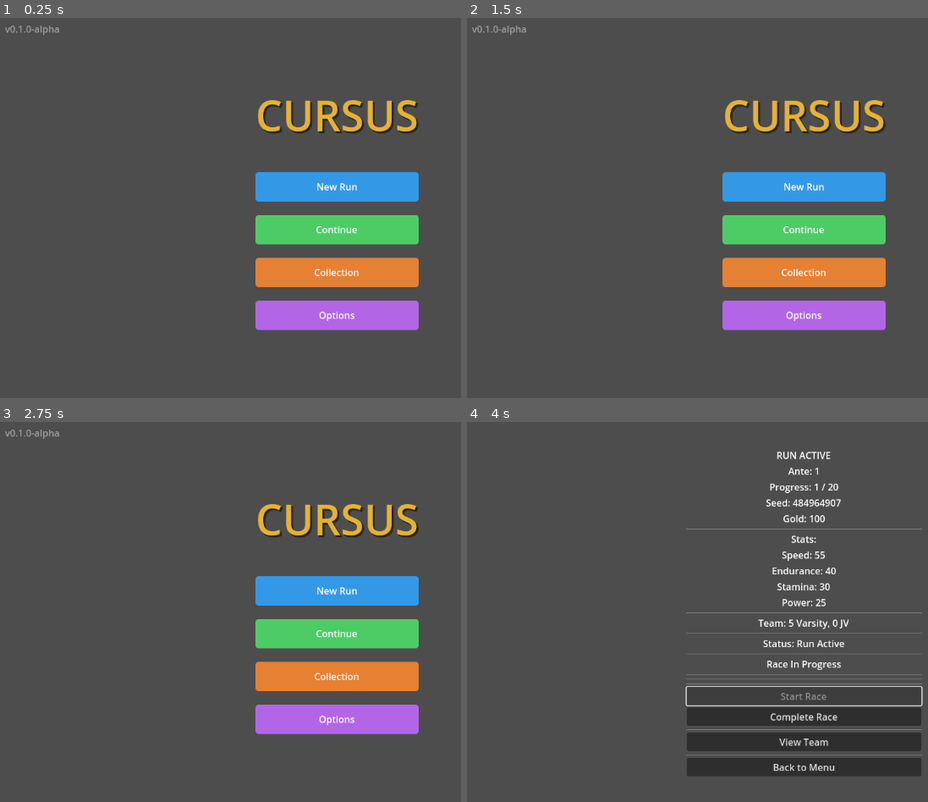
Above: before the commit, frames 1-4 (two rows, left to right).
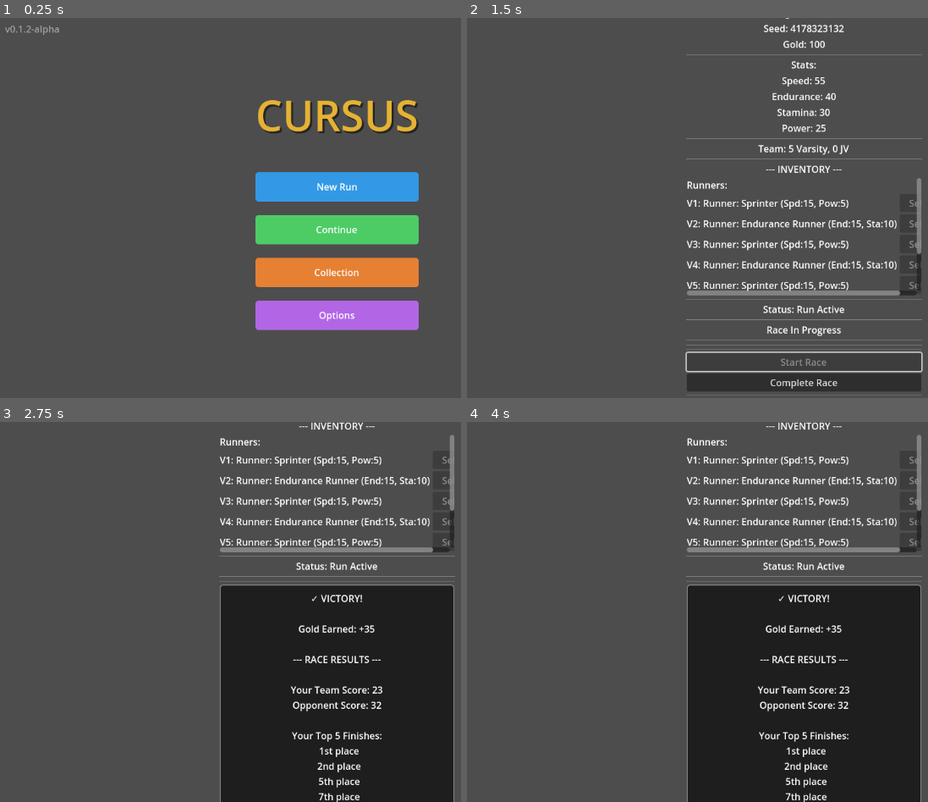
Above: after the commit, the same moments.

Repository: axmariscal/cursus
Game: Godot game, scene res://scenes/core/Main.tscn
Same seed, same stepped clock (60 frames per second), same inputs: the game is played once before the commit and once after it.
Inputs (mouse positions are in pixels of both pictures, inside the frame that each line leads up to):
- Up to frame 1 (0.25 s): no input
- Up to frame 2 (1.5 s): click "New Run" at 0.5 s; click (803, 363) at 1.25 s, where only the run before the commit has a clickable "Back to Menu"
- Up to frame 3 (2.75 s): click (336, 786) at 2 s, where only the run after the commit has a clickable "Complete Race"
- Up to frame 4 (4 s): click (803, 589) at 2.75 s, where only the run before the commit has a clickable "New Run"; click (803, 695) at 3.5 s, where only the run before the commit has a clickable "Start Race"

The runs differ from the first frame. In frame 1, less than 0.1% of the frame differs, in the area x 5-7%, y 2-4%; in frame 2, 19%; in frame 3, 34%, in the area x 1-99%, y 0-100%; in frame 4, 27%.

Commit message:
Added a better runner/powerup management system. UI still very bad. But it is what it is. I'd say we can say we are v0.1.2-alpha!

Diff:
--- a/scenes/core/Main.tscn
+++ b/scenes/core/Main.tscn
@@ -24,7 +24,7 @@
 offset_bottom = 30.0
 grow_horizontal = 0
 grow_vertical = 0
-text = "v0.1.0-alpha"
+text = "v0.1.2-alpha"
 horizontal_alignment = 0
 
 [node name="CenterContainer" type="CenterContainer" parent="UI"]
--- a/scenes/run/Run.tscn
+++ b/scenes/run/Run.tscn
@@ -91,6 +91,66 @@
 [node name="HSeparatorTeam" type="HSeparator" parent="UI/VBoxContainer"]
 layout_mode = 2
 
+[node name="InventoryLabel" type="Label" parent="UI/VBoxContainer"]
+layout_mode = 2
+text = "--- INVENTORY ---"
+horizontal_alignment = 1
+
+[node name="InventoryScroll" type="ScrollContainer" parent="UI/VBoxContainer"]
+layout_mode = 2
+custom_minimum_size = Vector2(0, 200)
+
+[node name="InventoryContainer" type="VBoxContainer" parent="UI/VBoxContainer/InventoryScroll"]
+layout_mode = 2
+size_flags_horizontal = 3
+
+[node name="RunnersSection" type="VBoxContainer" parent="UI/VBoxContainer/InventoryScroll/InventoryContainer"]
+layout_mode = 2
+
+[node name="RunnersHeader" type="Label" parent="UI/VBoxContainer/InventoryScroll/InventoryContainer/RunnersSection"]
+layout_mode = 2
+text = "Runners:"
+horizontal_alignment = 0
+
+[node name="RunnersContainer" type="VBoxContainer" parent="UI/VBoxContainer/InventoryScroll/InventoryContainer/RunnersSection"]
+layout_mode = 2
+
+[node name="DeckSection" type="VBoxContainer" parent="UI/VBoxContainer/InventoryScroll/InventoryContainer"]
+layout_mode = 2
+
+[node name="DeckHeader" type="Label" parent="UI/VBoxContainer/InventoryScroll/InventoryContainer/DeckSection"]
+layout_mode = 2
+text = "Deck:"
+horizontal_alignment = 0
+
+[node name="DeckContainer" type="VBoxContainer" parent="UI/VBoxContainer/InventoryScroll/InventoryContainer/DeckSection"]
+layout_mode = 2
+
+[node name="BoostsSection" type="VBoxContainer" parent="UI/VBoxContainer/InventoryScroll/InventoryContainer"]
+layout_mode = 2
+
+[node name="BoostsHeader" type="Label" parent="UI/VBoxContainer/InventoryScroll/InventoryContainer/BoostsSection"]
+layout_mode = 2
+text = "Boosts:"
+horizontal_alignment = 0
+
+[node name="BoostsContainer" type="VBoxContainer" parent="UI/VBoxContainer/InventoryScroll/InventoryContainer/BoostsSection"]
+layout_mode = 2
+
+[node name="EquipmentSection" type="VBoxContainer" parent="UI/VBoxContainer/InventoryScroll/InventoryContainer"]
+layout_mode = 2
+
+[node name="EquipmentHeader" type="Label" parent="UI/VBoxContainer/InventoryScroll/InventoryContainer/EquipmentSection"]
+layout_mode = 2
+text = "Equipment:"
+horizontal_alignment = 0
+
+[node name="EquipmentContainer" type="VBoxContainer" parent="UI/VBoxContainer/InventoryScroll/InventoryContainer/EquipmentSection"]
+layout_mode = 2
+
+[node name="HSeparatorInventory" type="HSeparator" parent="UI/VBoxContainer"]
+layout_mode = 2
+
 [node name="StatusLabel" type="Label" parent="UI/VBoxContainer"]
 layout_mode = 2
 text = "Status: Ready"
--- a/scripts/run/Run.gd
+++ b/scripts/run/Run.gd
@@ -17,6 +17,10 @@
 @onready var stamina_label: Label = $UI/VBoxContainer/StaminaLabel
 @onready var power_label: Label = $UI/VBoxContainer/PowerLabel
 @onready var team_info_label: Label = $UI/VBoxContainer/TeamInfoLabel
+@onready var runners_container: VBoxContainer = $UI/VBoxContainer/InventoryScroll/InventoryContainer/RunnersSection/RunnersContainer
+@onready var deck_container: VBoxContainer = $UI/VBoxContainer/InventoryScroll/InventoryContainer/DeckSection/DeckContainer
+@onready var boosts_container: VBoxContainer = $UI/VBoxContainer/InventoryScroll/InventoryContainer/BoostsSection/BoostsContainer
+@onready var equipment_container: VBoxContainer = $UI/VBoxContainer/InventoryScroll/InventoryContainer/EquipmentSection/EquipmentContainer
 @onready var status_label: Label = $UI/VBoxContainer/StatusLabel
 @onready var race_status_label: Label = $UI/VBoxContainer/RaceStatusLabel
 @onready var result_panel: Panel = $UI/VBoxContainer/ResultPanel
@@ -71,6 +75,9 @@
 		status_label.text = "Status: Run Active"
 	else:
 		status_label.text = "Status: No Active Run"
+
+	# Update inventory display
+	_update_inventory_display()
 
 func _set_race_state(new_state: RaceState) -> void:
 	race_state = new_state
@@ -242,6 +249,232 @@
 func _hide_loading_screen() -> void:
 	loading_panel.visible = false
 
+func _update_inventory_display() -> void:
+	# Clear all containers
+	_clear_inventory_containers()
+
+	# Display runners (varsity + JV)
+	_display_runners()
+
+	# Display deck cards
+	_display_deck()
+
+	# Display boosts
+	_display_boosts()
+
+	# Display equipment
+	_display_equipment()
+
+func _clear_inventory_containers() -> void:
+	for child in runners_container.get_children():
+		child.queue_free()
+	for child in deck_container.get_children():
+		child.queue_free()
+	for child in boosts_container.get_children():
+		child.queue_free()
+	for child in equipment_container.get_children():
+		child.queue_free()
+
+func _display_runners() -> void:
+	# Display varsity runners
+	for i in range(GameManager.varsity_team.size()):
+		var runner = GameManager.varsity_team[i]
+		var hbox = HBoxContainer.new()
+		hbox.alignment = BoxContainer.ALIGNMENT_CENTER
+
+		var effect = GameManager.get_item_effect(runner, "team")
+		var label = _create_item_label("V%d: %s" % [i + 1, runner], effect)
+		hbox.add_child(label)
+
+		var sell_button = Button.new()
+		sell_button.text = "Sell"
+		sell_button.custom_minimum_size = Vector2(60, 30)
+		# Disable if selling would leave < 5 varsity runners
+		# If we have exactly 5, we can't sell any (would leave 4)
+		# If we have 6+, we can sell (would leave 5+)
+		if GameManager.varsity_team.size() <= 5:
+			sell_button.disabled = true
+			sell_button.tooltip_text = "Need at least 5 varsity runners"
+		sell_button.pressed.connect(_on_sell_runner.bind("varsity", i))
+		hbox.add_child(sell_button)
+
+		runners_container.add_child(hbox)
+
+	# Display JV runners
+	for i in range(GameManager.jv_team.size()):
+		var runner = GameManager.jv_team[i]
+		var hbox = HBoxContainer.new()
+		hbox.alignment = BoxContainer.ALIGNMENT_CENTER
+
+		var effect = GameManager.get_item_effect(runner, "team")
+		var label = _create_item_label("JV%d: %s" % [i + 1, runner], effect)
+		hbox.add_child(label)
+
+		var sell_button = Button.new()
+		sell_button.text = "Sell"
+		sell_button.custom_minimum_size = Vector2(60, 30)
+		sell_button.pressed.connect(_on_sell_runner.bind("jv", i))
+		hbox.add_child(sell_button)
+
+		runners_container.add_child(hbox)
+
+func _display_deck() -> void:
+	for i in range(GameManager.deck.size()):
+		var card = GameManager.deck[i]
+		var hbox = HBoxContainer.new()
+		hbox.alignment = BoxContainer.ALIGNMENT_CENTER
+
+		var effect = GameManager.get_item_effect(card, "deck")
+		var label = _create_item_label(card, effect)
+		hbox.add_child(label)
+
+		var sell_button = Button.new()
+		sell_button.text = "Sell"
+		sell_button.custom_minimum_size = Vector2(60, 30)
+		sell_button.pressed.connect(_on_sell_deck.bind(i))
+		hbox.add_child(sell_button)
+
+		deck_container.add_child(hbox)
+
+func _display_boosts() -> void:
+	for i in range(GameManager.jokers.size()):
+		var boost = GameManager.jokers[i]
+		var hbox = HBoxContainer.new()
+		hbox.alignment = BoxContainer.ALIGNMENT_CENTER
+
+		var effect = GameManager.get_item_effect(boost, "boosts")
+		var label = _create_item_label(boost, effect)
+		hbox.add_child(label)
+
+		var sell_button = Button.new()
+		sell_button.text = "Sell"
+		sell_button.custom_minimum_size = Vector2(60, 30)
+		sell_button.pressed.connect(_on_sell_boost.bind(i))
+		hbox.add_child(sell_button)
+
+		boosts_container.add_child(hbox)
+
+func _display_equipment() -> void:
+	for i in range(GameManager.shop_inventory.size()):
+		var equipment = GameManager.shop_inventory[i]
+		var hbox = HBoxContainer.new()
+		hbox.alignment = BoxContainer.ALIGNMENT_CENTER
+
+		var effect = GameManager.get_item_effect(equipment, "equipment")
+		var label = _create_item_label(equipment, effect)
+		hbox.add_child(label)
+
+		var sell_button = Button.new()
+		sell_button.text = "Sell"
+		sell_button.custom_minimum_size = Vector2(60, 30)
+		sell_button.pressed.connect(_on_sell_equipment.bind(i))
+		hbox.add_child(sell_button)
+
+		equipment_container.add_child(hbox)
+
+func _create_item_label(text: String, effect: Dictionary) -> Label:
+	var label = Label.new()
+	var effect_parts: Array[String] = []
+
+	if effect.speed > 0:
+		effect_parts.append("Spd:%d" % effect.speed)
+	if effect.endurance > 0:
+		effect_parts.append("End:%d" % effect.endurance)
+	if effect.stamina > 0:
+		effect_parts.append("Sta:%d" % effect.stamina)
+	if effect.power > 0:
+		effect_parts.append("Pow:%d" % effect.power)
+	if effect.multiplier > 1.0:
+		var percent = int((effect.multiplier - 1.0) * 100)
+		effect_parts.append("+%d%%" % percent)
+
+	var effect_text = ""
+	if not effect_parts.is_empty():
+		effect_text = " (" + ", ".join(effect_parts) + ")"
+
+	label.text = text + effect_text
+	label.horizontal_alignment = 0
+	label.size_flags_horizontal = Control.SIZE_EXPAND_FILL
+	return label
+
+func _on_sell_runner(team_type: String, index: int) -> void:
+	var runner_name = ""
+	var sell_price = 0
+
+	if team_type == "varsity":
+		if index >= 0 and index < GameManager.varsity_team.size():
+			# Safety check: can't sell if it would leave < 5 varsity runners
+			if GameManager.varsity_team.size() <= 5:
+				_show_result_display("❌ Cannot sell!\n\nYou need at least 5 varsity runners.")
+				return
+			runner_name = GameManager.varsity_team[index]
+			sell_price = 20  # 50% of base price (40 gold)
+	else:  # jv
+		if index >= 0 and index < GameManager.jv_team.size():
+			runner_name = GameManager.jv_team[index]
+			sell_price = 20
+
+	if runner_name != "":
+		_confirm_sell(runner_name, "runner", team_type, index, sell_price)
+
+func _on_sell_deck(index: int) -> void:
+	if index >= 0 and index < GameManager.deck.size():
+		var card_name = GameManager.deck[index]
+		var sell_price = 10  # 50% of base price (20 gold)
+		_confirm_sell(card_name, "deck", "", index, sell_price)
+
+func _on_sell_boost(index: int) -> void:
+	if index >= 0 and index < GameManager.jokers.size():
+		var boost_name = GameManager.jokers[index]
+		var sell_price = 25  # 50% of base price (50 gold)
+		_confirm_sell(boost_name, "boost", "", index, sell_price)
+
+func _on_sell_equipment(index: int) -> void:
+	if index >= 0 and index < GameManager.shop_inventory.size():
+		var equipment_name = GameManager.shop_inventory[index]
+		var sell_price = 15  # 50% of base price (30 gold)
+		_confirm_sell(equipment_name, "equipment", "", index, sell_price)
+
+func _confirm_sell(item_name: String, item_type: String, team_type: String, index: int, sell_price: int) -> void:
+	# Execute sell immediately (simple approach)
+	# In a full implementation, you could add a confirmation dialog
+	_execute_sell(item_name, item_type, team_type, index, sell_price)
+
+func _execute_sell(item_name: String, item_type: String, team_type: String, index: int, sell_price: int) -> void:
+	# Remove item and give gold
+	match item_type:
+		"runner":
+			if team_type == "varsity":
+				if index >= 0 and index < GameManager.varsity_team.size():
+					GameManager.remove_varsity_runner(index)
+			else:  # jv
+				if index >= 0 and index < GameManager.jv_team.size():
+					GameManager.remove_jv_runner(index)
+		"deck":
+			if index >= 0 and index < GameManager.deck.size():
+				GameManager.deck.remove_at(index)
+		"boost":
+			if index >= 0 and index < GameManager.jokers.size():
+				GameManager.jokers.remove_at(index)
+		"equipment":
+			if index >= 0 and index < GameManager.shop_inventory.size():
+				GameManager.shop_inventory.remove_at(index)
+
+	# Give gold
+	GameManager.earn_gold(sell_price)
+
+	# Show confirmation message
+	_show_result_display("Sold %s\n+%d Gold" % [item_name, sell_price])
+
+	# Update display
+	_update_display()
+
+	# Clear message after 1 second
+	await get_tree().create_timer(1.0).timeout
+	_clear_result_display()
+
+	print("Sold %s for %d gold" % [item_name, sell_price])
+
 func _on_back_button_pressed() -> void:
 	# Return to main menu
 	get_tree().change_scene_to_file("res://scenes/core/Main.tscn")
